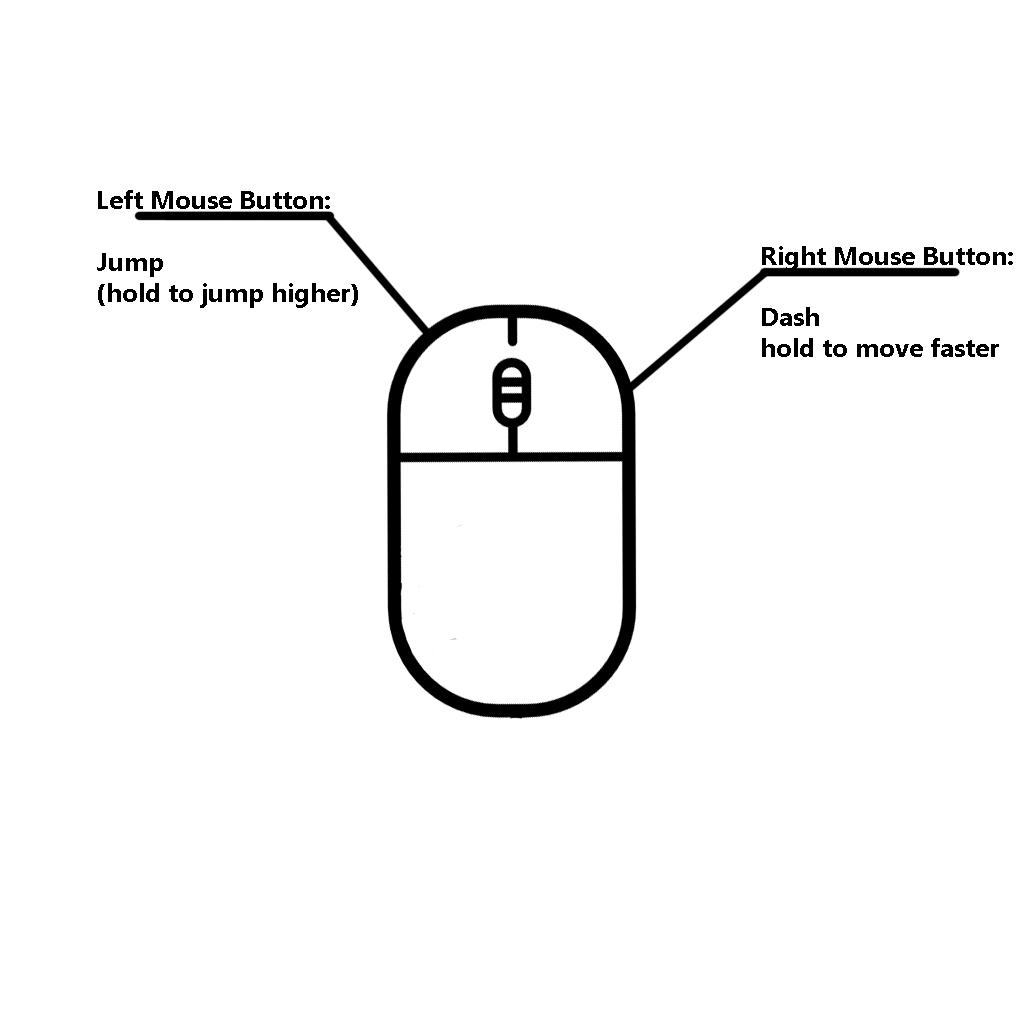
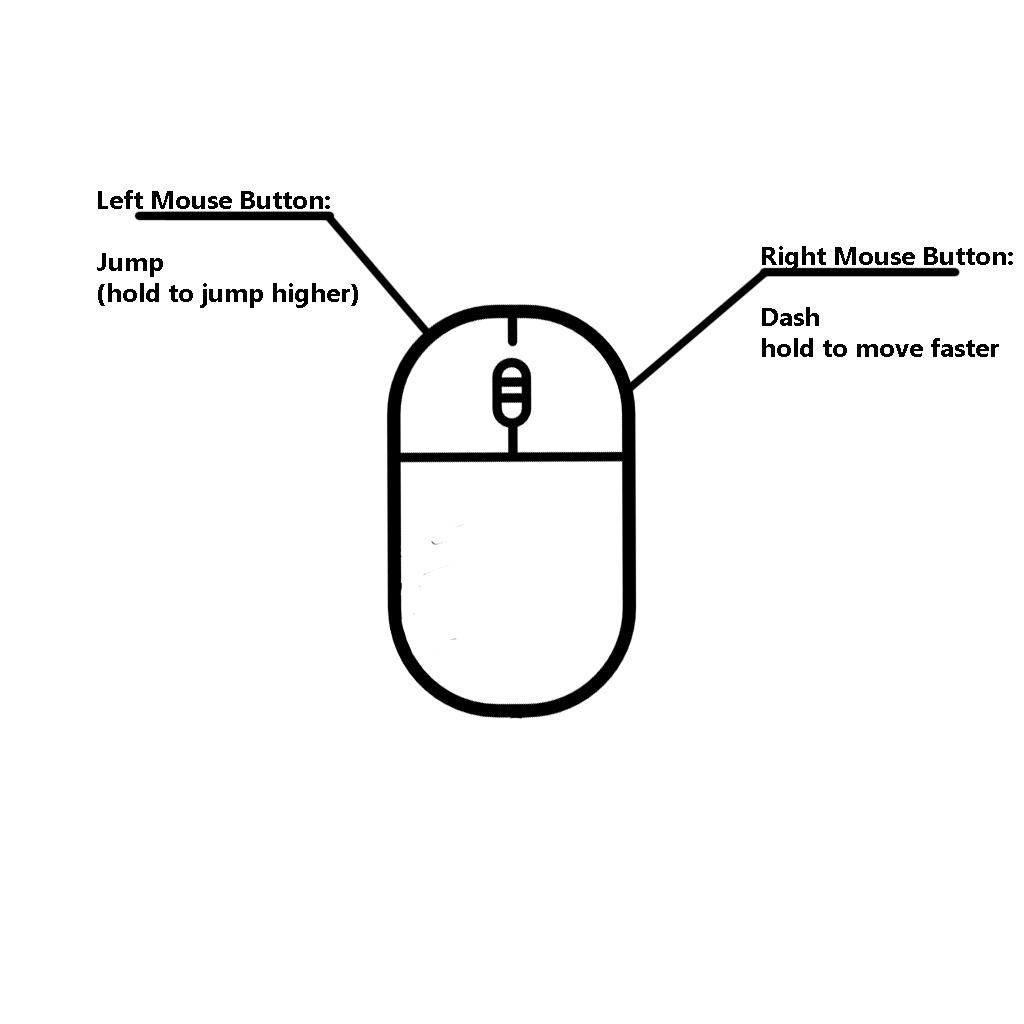
Layer changes from the first (1024, 1024) image to the second:
painted on "Base Mouse" over (x1=418, y1=524, x2=510, y2=617)
